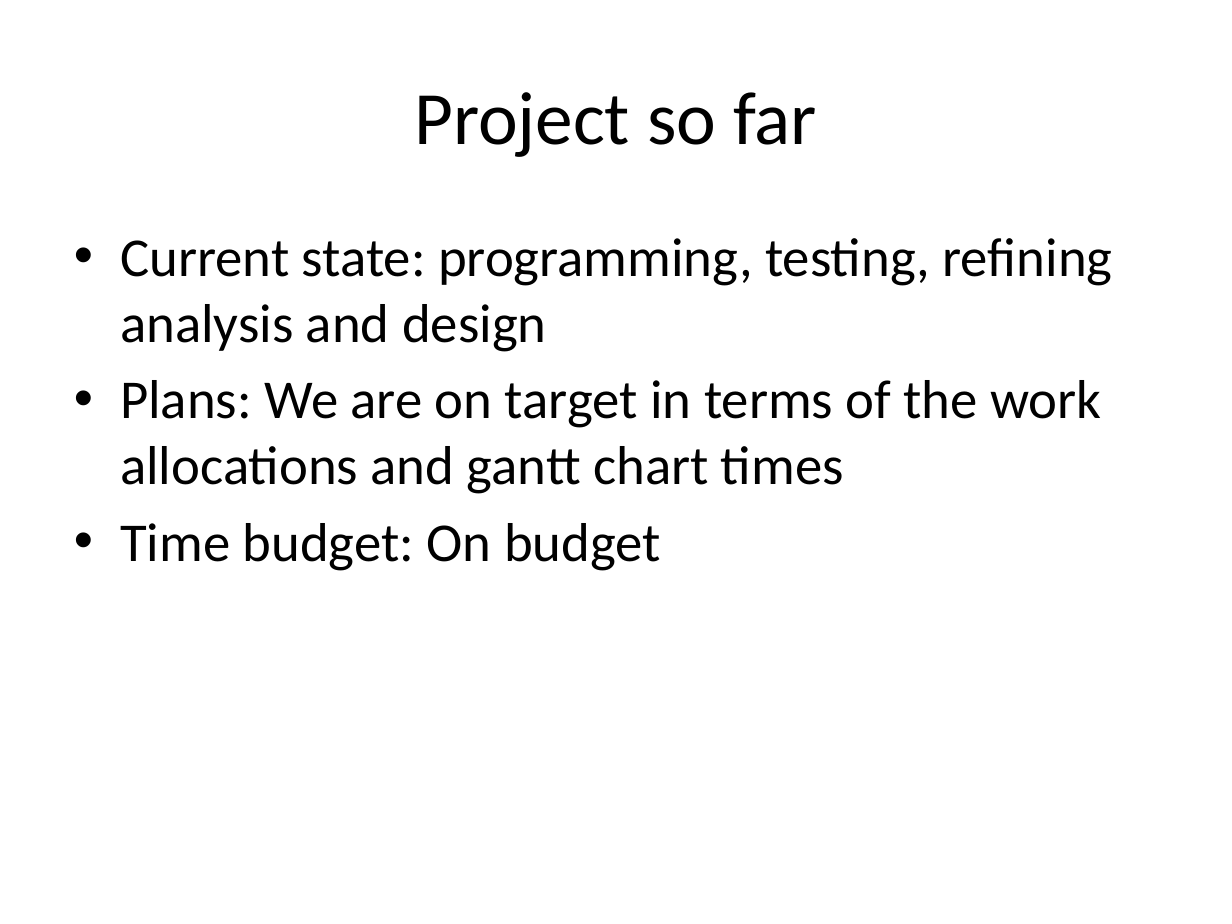
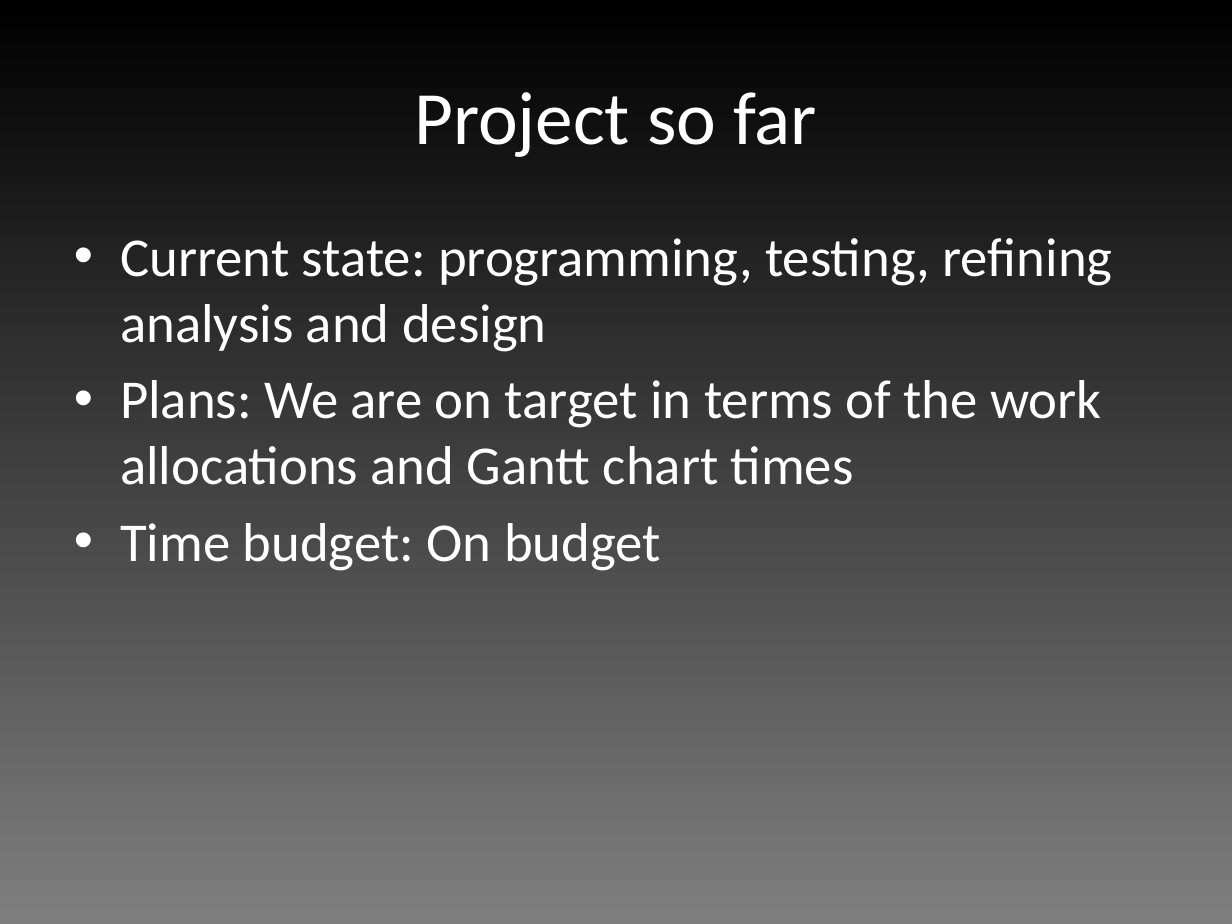
Before and after one commit to edderick/RunwayRedeclaration, a slide deck: slide 8 of doc/D2/Slides.pptx (slide 7 before the commit). Drawn at 1232x924 pixels with LibreOffice and Linux fonts; fonts in the diff are those of the drawing. Boxes give left, top, right and bottom in pixels: in the first picture for what was removed or moved away, otherwise in the second. Text is boxed around its words. In the diff, an @@ line names an element or a change of style, - is before the commit and + after.

Commit message:
*Updated the slides

```diff
--- a/doc/D2/Slides.pptx
+++ b/doc/D2/Slides.pptx
@@ background #FFFFFF to gradient #7F7F7F to #000000 @@
@@ title "Project so far" at [414,92,817,157]: text colour #000000 to #FFFFFF @@
@@ text at [120,238,1113,571]: text colour #000000 to #FFFFFF in "Current state: programming, testing, refining analysis and ...", "Time budget: On budget" @@
@@ text at [120,380,1101,485]: text changed; text colour #000000 to #FFFFFF @@
-• Plans: We are on target in terms of the work allocations and gantt chart times
+• Plans: We are on target in terms of the work allocations and Gantt chart times
```
Also in this commit, not shown: 8 other slides changed, 1 slide added.
